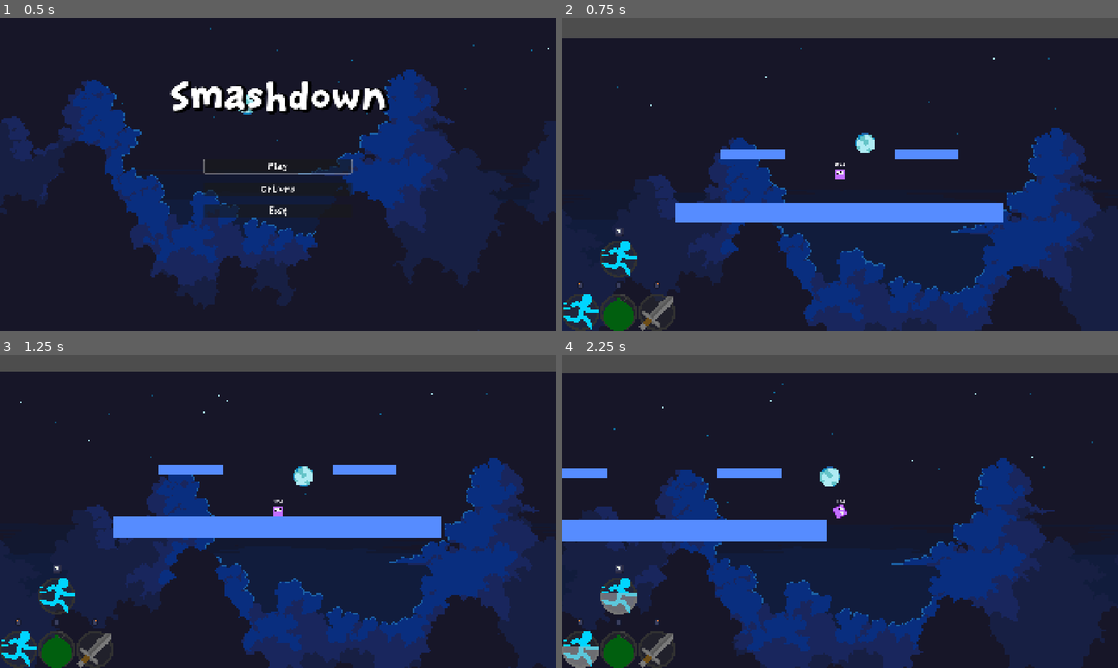
Above: before the commit, frames 1-4 (two rows, left to right).
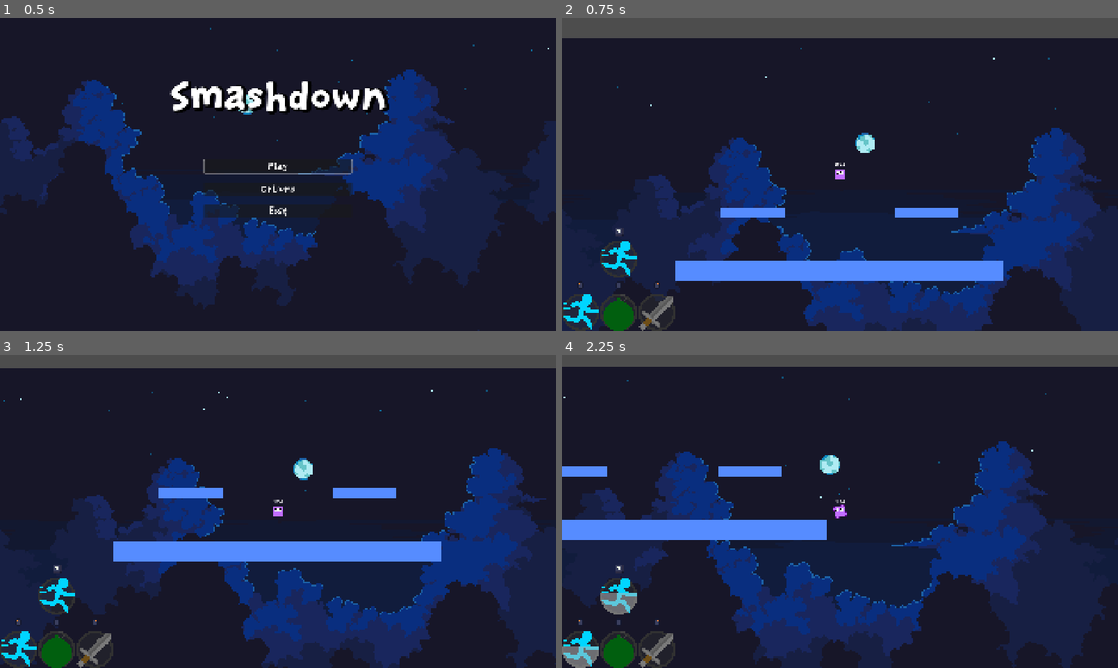
Above: after the commit, the same moments.

Repository: BoppleOpple/beat-the-clock
Game: Godot game, scene res://ui/main_menu/main_menu.tscn
Two runs of this game, one before a commit and one after it. Both use one fixed random seed, a clock stepped at 60 frames per second and the inputs below.
Inputs (mouse positions are in pixels of both pictures, inside the frame that each line leads up to):
- Up to frame 1 (0.5 s): no input
- Up to frame 2 (0.75 s): click "Play" at 0.5 s
- Up to frame 3 (1.25 s): no input
- Up to frame 4 (2.25 s): move the mouse to (840, 511) at 1.27 s; hold D (gameplay_right) 1.28-2.03 s; tap Shift (gameplay_ability_combo) at 1.35 s; click (840, 511) at 1.42 s; tap Space (gameplay_jump) at 1.52 s; move the mouse to (728, 527) at 2.02 s; hold S (gameplay_down) from 2.03 s (still down); click (728, 527) at 2.1 s

Frame 1 is identical in both runs. In frame 2, 7.5% of the frame differs, in the area x 20-80%, y 42-84%; in frame 3, 21%, in the area x 0-100%, y 4-100%; in frame 4, 19%.

Commit message:
refactor: make stages follow object-oriented stuff

Diff:
--- a/actors/actor_base.gd
+++ b/actors/actor_base.gd
@@ -192,6 +192,11 @@
 		$ParryParticles.position = Vector2.from_angle(parry_rotation) * PARRY_PARTICLE_DISTANCE
 		$ParryParticles.rotation = parry_rotation
 		$ParryParticles.emitting = true
+
+func kill(force: bool = false):
+	# TODO add preventable death maybe
+	if force or true:
+		print("dead")
 
 func _handle_mod_timer(time: float) -> void:
 	var label = Label.new()
@@ -273,7 +278,7 @@
 			body.when_slashed()
 
 func _on_player_clock_timeout() -> void:
-	print("dead")
+	kill(true)
 
 ####################
 # OUTGOING SIGNALS #
--- a/stages/final_destination.tscn
+++ b/stages/final_destination.tscn
@@ -1,19 +1,18 @@
 [gd_scene format=3 uid="uid://cebxki01pqopu"]
 
 [ext_resource type="PackedScene" uid="uid://chcg32tbpqvul" path="res://stages/components/fixed_platform.tscn" id="1_eqweo"]
-[ext_resource type="PackedScene" uid="uid://d1ckkl2q5xd4s" path="res://ui/bg/background.tscn" id="1_yiruv"]
+[ext_resource type="PackedScene" uid="uid://dwt17i7gpe4e" path="res://stages/stage_base.tscn" id="1_yiruv"]
 
-[node name="FinalDestination" type="Node2D" unique_id=12831427]
+[node name="StageBase" unique_id=12831427 instance=ExtResource("1_yiruv")]
 
-[node name="Background" parent="." unique_id=1375401043 instance=ExtResource("1_yiruv")]
-
-[node name="MainPlatform" parent="." unique_id=706239347 instance=ExtResource("1_eqweo")]
+[node name="MainPlatform" parent="." index="2" unique_id=706239347 instance=ExtResource("1_eqweo")]
+position = Vector2(0, 201)
 scale = Vector2(56.693, 3.5480018)
 
-[node name="SmallLeft" parent="." unique_id=2016971759 instance=ExtResource("1_eqweo")]
-position = Vector2(-301, -200)
+[node name="SmallLeft" parent="." index="3" unique_id=662962617 instance=ExtResource("1_eqweo")]
+position = Vector2(-301, 0.99999714)
 scale = Vector2(-11.086036, 1.6930192)
 
-[node name="SmallRight" parent="." unique_id=647153720 instance=ExtResource("1_eqweo")]
-position = Vector2(301, -200)
+[node name="SmallRight" parent="." index="4" unique_id=1991766488 instance=ExtResource("1_eqweo")]
+position = Vector2(301, 0.99999714)
 scale = Vector2(-11.086036, 1.6930192)
--- /dev/null
+++ b/stages/stage_base.gd
@@ -0,0 +1,15 @@
+extends Node2D
+
+
+# Called when the node enters the scene tree for the first time.
+func _ready() -> void:
+	pass # Replace with function body.
+
+# Called every frame. 'delta' is the elapsed time since the previous frame.
+func _process(delta: float) -> void:
+	pass
+
+func _on_play_area_body_exited(body: Node2D) -> void:
+	print(body.name)
+	if body is ActorBase:
+		body.kill(true)
--- /dev/null
+++ b/stages/stage_base.tscn
@@ -0,0 +1,19 @@
+[gd_scene format=3 uid="uid://dwt17i7gpe4e"]
+
+[ext_resource type="Script" uid="uid://b84uv1ow28lap" path="res://stages/stage_base.gd" id="1_ehppb"]
+[ext_resource type="PackedScene" uid="uid://d1ckkl2q5xd4s" path="res://ui/bg/background.tscn" id="1_taw8g"]
+
+[sub_resource type="RectangleShape2D" id="RectangleShape2D_ikrvj"]
+size = Vector2(2500, 1000)
+
+[node name="StageBase" type="Node2D" unique_id=12831427]
+script = ExtResource("1_ehppb")
+
+[node name="Background" parent="." unique_id=1375401043 instance=ExtResource("1_taw8g")]
+
+[node name="PlayArea" type="Area2D" parent="." unique_id=905542048]
+
+[node name="CollisionShape2D" type="CollisionShape2D" parent="PlayArea" unique_id=1851398389]
+shape = SubResource("RectangleShape2D_ikrvj")
+
+[connection signal="body_exited" from="PlayArea" to="." method="_on_play_area_body_exited"]
Not shown, added: stages/stage_base.gd.uid
